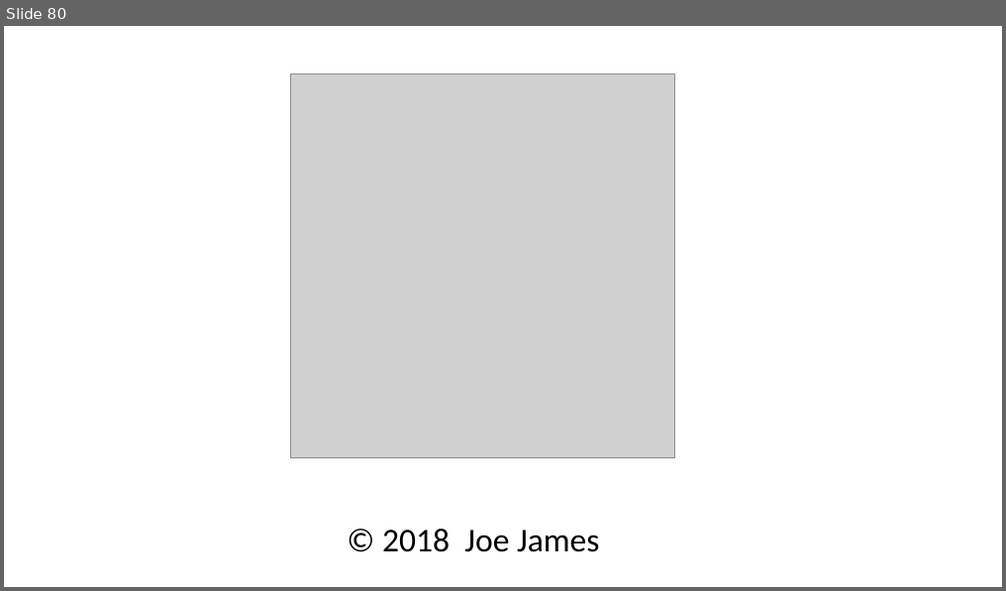
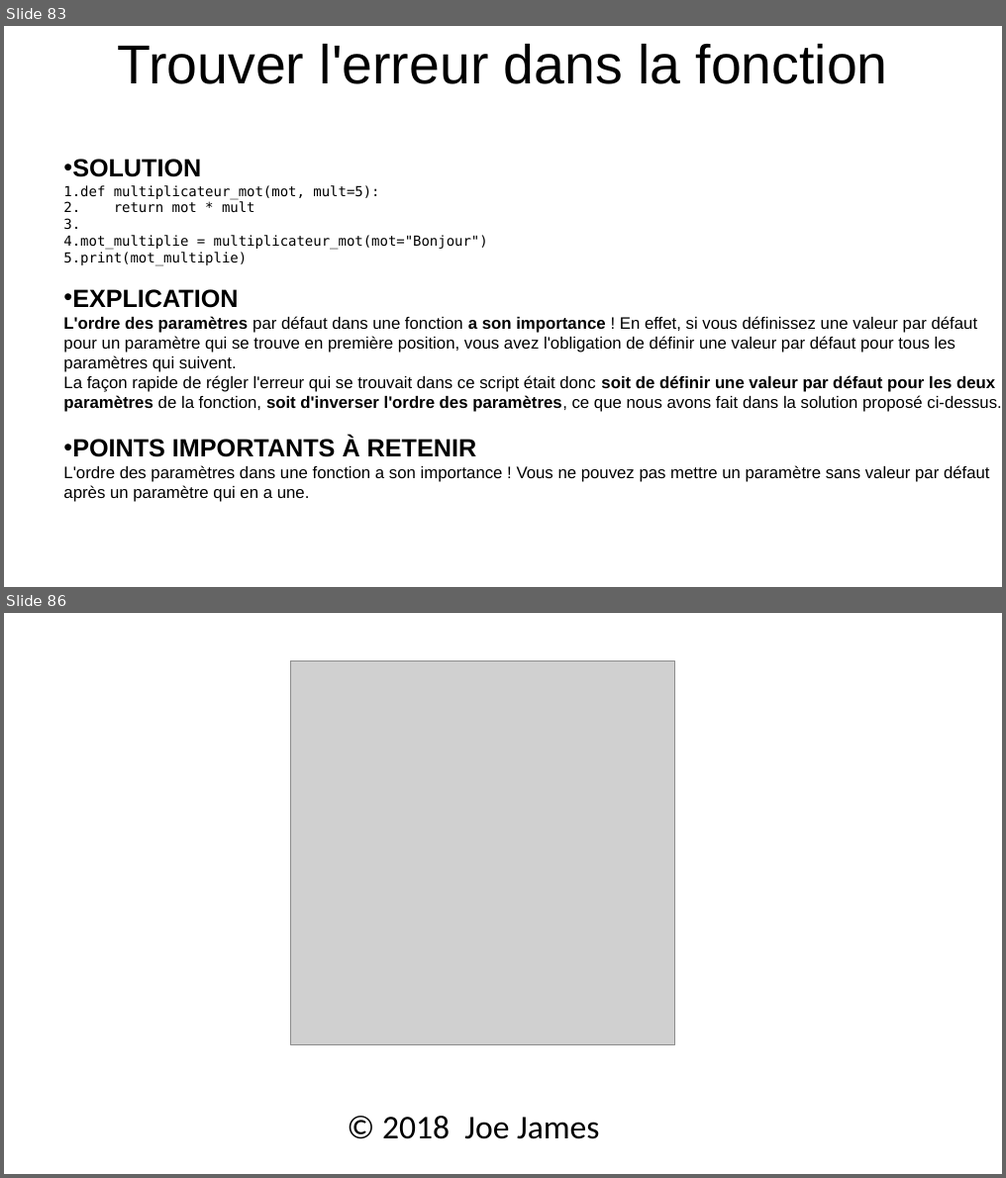
Before and after one commit to julienPalleau/Udemy, a slide deck: PythonParLaPratique 101 exercices/Python in 90 minutes [Enregistrement automatique].pptx. Shown one above the other, each under a label of ours: slide 80 before the commit, slides 83 and 86 after it; the slides between them are not shown. The pictures are 1006x591 and 1006x1178 pixels, drawn with LibreOffice and Linux fonts; fonts in the diff are those of the drawing; grey boxes stand for pictures. Boxes give left, top, right and bottom in pixels: in the first picture for what was removed or moved away, otherwise in the second. Text is boxed around its words. In the diff, an @@ line names an element or a change of style, - is before the commit and + after.

```diff
--- a/PythonParLaPratique 101 exercices/Python in 90 minutes [Enregistrement automatique].pptx
+++ b/PythonParLaPratique 101 exercices/Python in 90 minutes [Enregistrement automatique].pptx
@@ slide 83 added at (4, 26, 1002, 587), background #FFFFFF @@
@@ title added at (118, 43, 888, 84), 39.6 pt, text #000000 @@
+Trouver l'erreur dans la fonction
@@ text added at (63, 159, 1001, 502), 12 pt, text #000000 @@
+• SOLUTION
+1. def multiplicateur_mot(mot, mult=5):
+2. return mot * mult
+3. mot_multiplie = multiplicateur_mot(mot="Bonjour")
+4. print(mot_multiplie)
+• EXPLICATION
+L'ordre des paramètres par défaut dans une fonction a son importance ! En effet, si vous définissez une valeur par défaut
+pour un paramètre qui se trouve en première position, vous avez l'obligation de définir une valeur par défaut pour tous les
+paramètres qui suivent.
+La façon rapide de régler l'erreur qui se trouvait dans ce script était donc soit de définir une valeur par défaut pour les deux
+paramètres de la fonction, soit d'inverser l'ordre des paramètres, ce que nous avons fait dans la solution proposé ci-dessus.
+• POINTS IMPORTANTS À RETENIR
+L'ordre des paramètres dans une fonction a son importance ! Vous ne pouvez pas mettre un paramètre sans valeur par défaut
+après un paramètre qui en a une.
@@ what was slide 80 is now slide 86 @@
```
Also in this commit, not shown: 5 other slides added.
